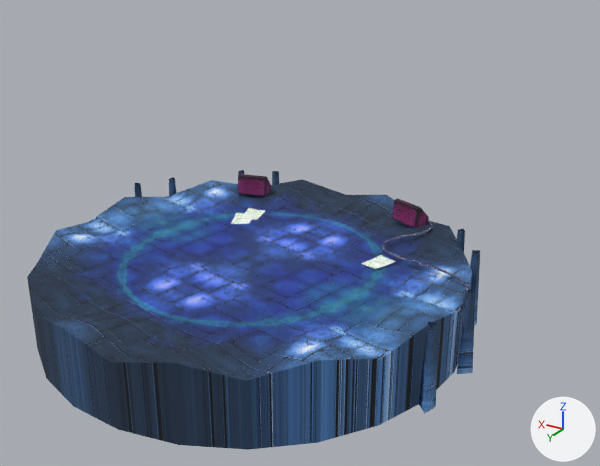
A saved change to the FBX model Assets/Meshs/palco.fbx.
One viewpoint serves both versions: a 50 mm lens placed at (-4.9, 7.28, 4.86), pointed at (-0.53, 0.0, 1.22). The lights are fixed; the arrows at lower right show +X, +Y and +Z. Where no turn or scale is listed for an object, it has been applied to the vertices. Vertices at the same position are counted once.

Script lines for the objects in view, before the commit:
```python
me_mesh = bpy.data.meshes.new('Mesh')
me_mesh.from_pydata(...)  # 445 vertices, 552 faces; spans x -2.68..2.68, y -2.54..2.54, z 0.0..1.92
me_mesh.materials.append(mat_palco_mat)  # picture img_palco_tex_png
ob_palcochao = bpy.data.objects.new('palcochao', me_mesh)
ob_palcochao.location = (0.0, 0.0, 0.0)
```
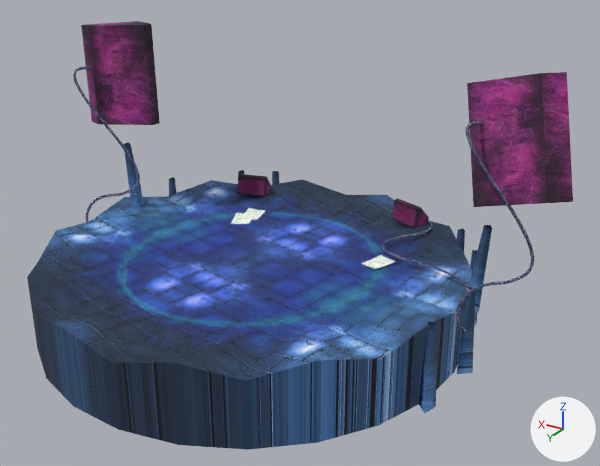
The change, as JSON lines over the scene's bpy script:
```json
{"block": "me_mesh", "where": "# used by ob_palcochao; location = (0.0, 0.0, 0.0)"}
{"op": "remove", "block": "me_mesh", "code": "me_mesh.from_pydata(...)  # 445 vertices, 552 faces; spans x -2.68..2.68, y -2.54..2.54, z 0.0..1.92"}
{"op": "add", "block": "me_mesh", "code": "me_mesh.from_pydata(...)  # 822 vertices, 842 faces; spans x -3.33..2.89, y -2.54..2.54, z 0.0..3.21"}
{"block": "me_mesh", "change": "me_mesh part 1: the loose piece of 6 vertices spanning x -2.59..-2.43, y -0.18..-0.01, z 0.02..0.97 is copied, and the copy is multiplied about its middle by the matrix ((0.791, 0.607, -0.077), (-0.611, 0.789, -0.062), (0.023, 0.096, 0.995)), then moved by (0.02, -0.28, 0.61); it spans x -2.56..-2.36, y -0.48..-0.32, z 0.63..1.59"}
{"block": "me_mesh", "change": "me_mesh part 2: the loose piece of 10 vertices spanning x 1.05..1.51, y -1.95..-1.6, z 0.79..1.05 is copied, and the copy is multiplied about its middle by the matrix ((0.204, 2.004, 2.237), (-0.292, -2.218, 2.014), (2.989, -0.354, 0.044)), then moved by (-3.94, 1.26, 1.54); it spans x -3.33..-2.1, y -1.21..-0.16, z 1.75..3.17"}
{"block": "me_mesh", "change": "me_mesh part 3: the loose piece of 10 vertices spanning x 1.05..1.51, y -1.95..-1.6, z 0.79..1.05 is copied, and the copy is multiplied about its middle by the matrix ((0.12, -1.324, -2.7), (0.887, -2.567, 1.298), (-2.874, -0.847, 0.288)), then moved by (1.05, 1.25, 1.65); it spans x 1.87..2.89, y -1.08..-0.2, z 1.92..3.21"}
{"block": "me_mesh", "change": "me_mesh part 4: a new loose piece of 196 vertices spanning x -3.05..-2.3, y -0.44..0.11, z 0.56..2.7, in mat_palco_mat (picture img_palco_tex_png)"}
{"block": "me_mesh", "change": "me_mesh part 5: a new loose piece of 196 vertices spanning x 1.95..2.69, y -0.35..0.2, z 0.56..2.7, in mat_palco_mat (picture img_palco_tex_png)"}
{"block": "me_mesh", "change": "me_mesh part 6"}
{"block": "me_mesh", "change": "49 vertices are removed from x -1.58..1.74, y -1.61..1.71, z 0.0"}
{"block": "me_mesh", "change": "120 faces are deleted"}
{"block": "me_mesh", "change": "7 vertices are added at x 2.15..2.75, y -0.55..-0.38, z 0.73..2.6"}
{"block": "me_mesh", "change": "4 new faces join them"}
```

Location of each change, (x1, y1, x2, y2) in pixels of the pictures (600 x 466 px):
```json
{"object": "palcochao", "change": "reshaped", "before": [27, 170, 480, 450], "after": [27, 21, 573, 450]}
{"part": 1, "of": "me_mesh", "change": "added", "after": [464, 225, 492, 313], "on screen": "blue"}
{"part": 2, "of": "me_mesh", "change": "added", "after": [467, 72, 573, 207], "on screen": "purple"}
{"part": 3, "of": "me_mesh", "change": "added", "after": [81, 21, 160, 125], "on screen": "purple"}
{"part": 4, "of": "me_mesh", "change": "added", "after": [456, 121, 534, 333], "on screen": "blue"}
{"part": 5, "of": "me_mesh", "change": "added", "after": [73, 67, 140, 223], "on screen": "blue"}
{"part": 6, "of": "me_mesh", "change": "cut back", "after": [124, 142, 144, 207], "on screen": "blue"}
```
